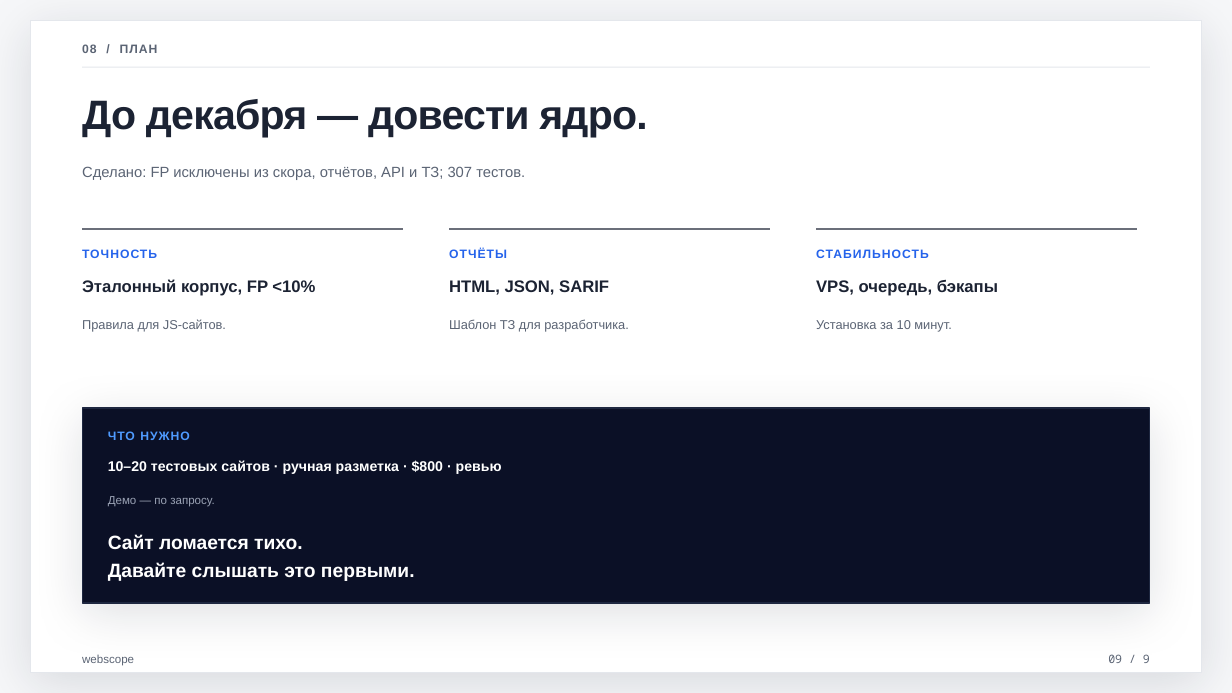
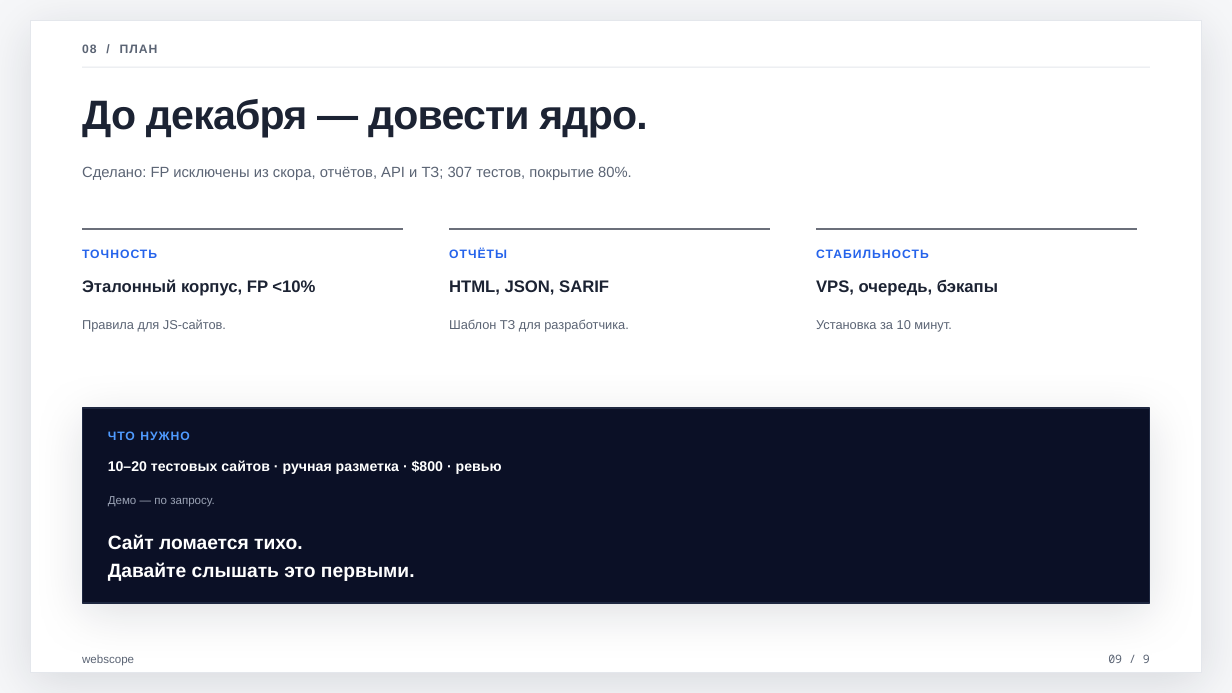
Before and after one commit to xDefox/qa-startup, a slide deck: slide 9 of pitch/webscope-pitch-3min.pptx. Drawn at 1232x693 pixels with LibreOffice and Linux fonts; fonts in the diff are those of the drawing. Boxes give left, top, right and bottom in pixels: in the first picture for what was removed or moved away, otherwise in the second. Text is boxed around its words. In the diff, an @@ line names an element or a change of style, - is before the commit and + after.

```diff
--- a/pitch/webscope-pitch-3min.pptx
+++ b/pitch/webscope-pitch-3min.pptx
@@ text at (x1=82, y1=166, x2=632, y2=180): text changed @@
-Сделано: FP исключены из скора, отчётов, API и ТЗ; 307 тестов.
+Сделано: FP исключены из скора, отчётов, API и ТЗ; 307 тестов, покрытие 80%.
```
Also in this commit, not shown: 3 other slides changed, 13 other files.
